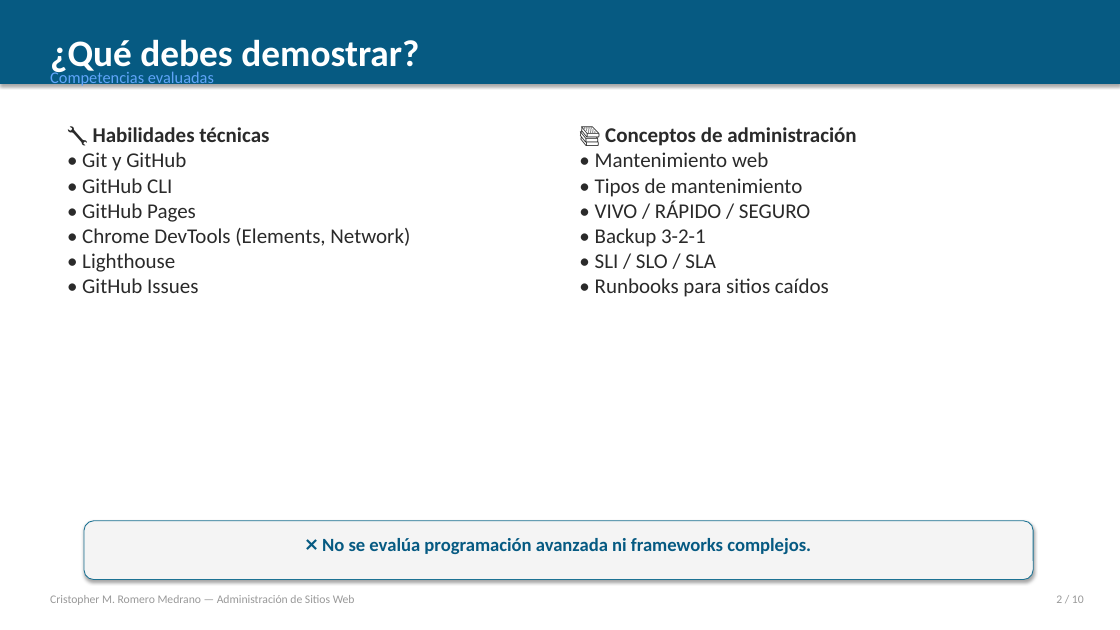
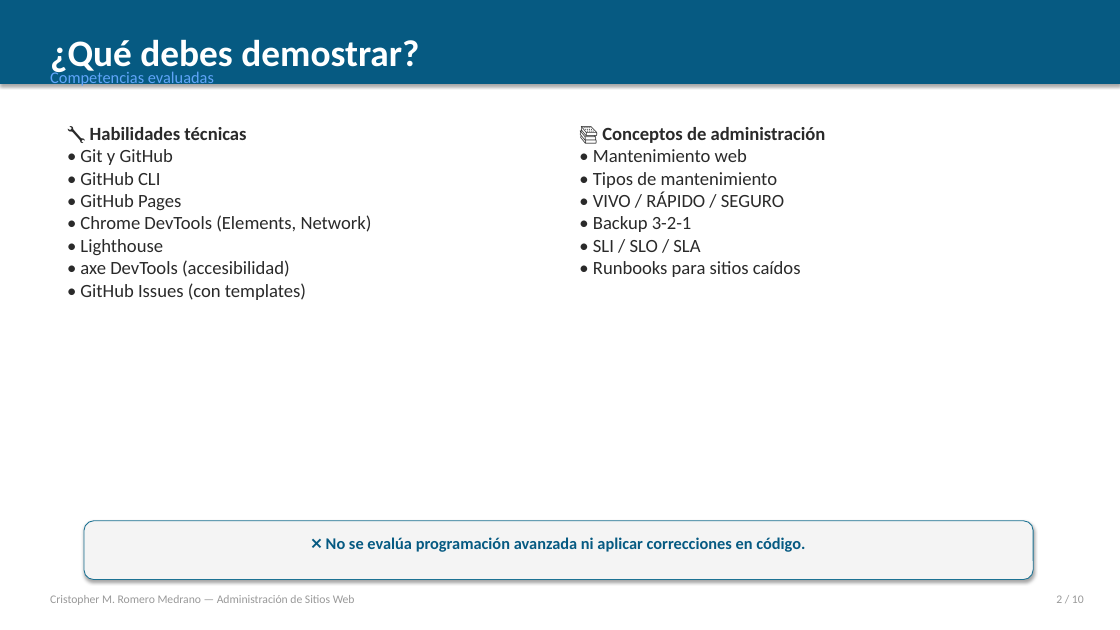
Before and after one commit to KrizRoMe/evaluacion-administracion-web, a slide deck: slide 2 of EVALUACION_PRACTICA_01.pptx. Drawn at 1120x630 pixels with LibreOffice and Linux fonts; fonts in the diff are those of the drawing. Boxes give left, top, right and bottom in pixels: in the first picture for what was removed or moved away, otherwise in the second. Text is boxed around its words. In the diff, an @@ line names an element or a change of style, - is before the commit and + after.

Commit message:
feat: agregar axe DevTools + templates de Issues + eliminar corrección obligatoria
- PPT actualizado: agrega axe DevTools como herramienta de auditoría
- PPT actualizado: aclara que NO se requiere aplicar correcciones en código
- Nueva carpeta .github/ISSUE_TEMPLATE/ con 4 templates (rendimiento, mantenimiento, accesibilidad, general)
- Instrucciones y checklist actualizados
- README plantilla actualizado
- Rúbrica PPTX regenerada

```diff
--- a/EVALUACION_PRACTICA_01.pptx
+++ b/EVALUACION_PRACTICA_01.pptx
@@ text "📚 Conceptos de administración" at (593, 127, 826, 277): size 18 to 16 pt @@
@@ text at (80, 127, 372, 255): size 18 to 16 pt in "🔧 Habilidades técnicas", "• Git y GitHub", "• GitHub CLI", "• GitHub Pages" and 2 more places @@
@@ text at (80, 260, 306, 300): text changed; size 18 to 16 pt @@
-• GitHub Issues
+• axe DevTools (accesibilidad)
+• GitHub Issues (con templates)
@@ text at (326, 537, 805, 552): text changed; size 16 to 14 pt @@
-❌ No se evalúa programación avanzada ni frameworks complejos.
+❌ No se evalúa programación avanzada ni aplicar correcciones en código.
```
Also in this commit, not shown: 5 other slides changed, 1 slide added, 1 slide removed, 8 other files.
